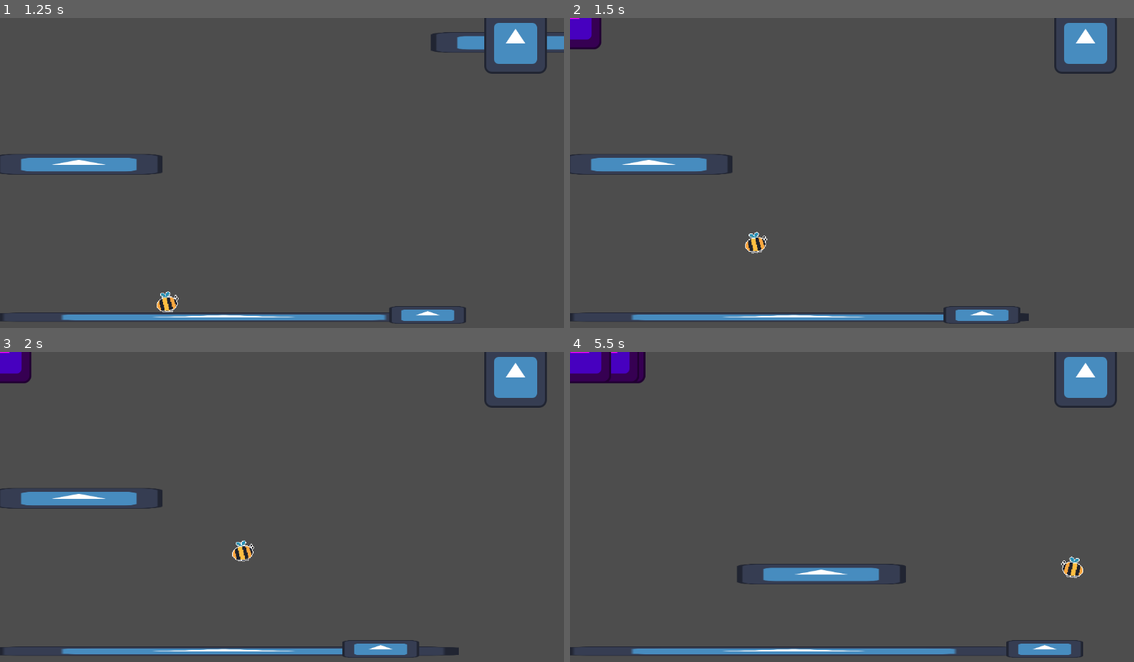
Above: before the commit, frames 1-4 (two rows, left to right).
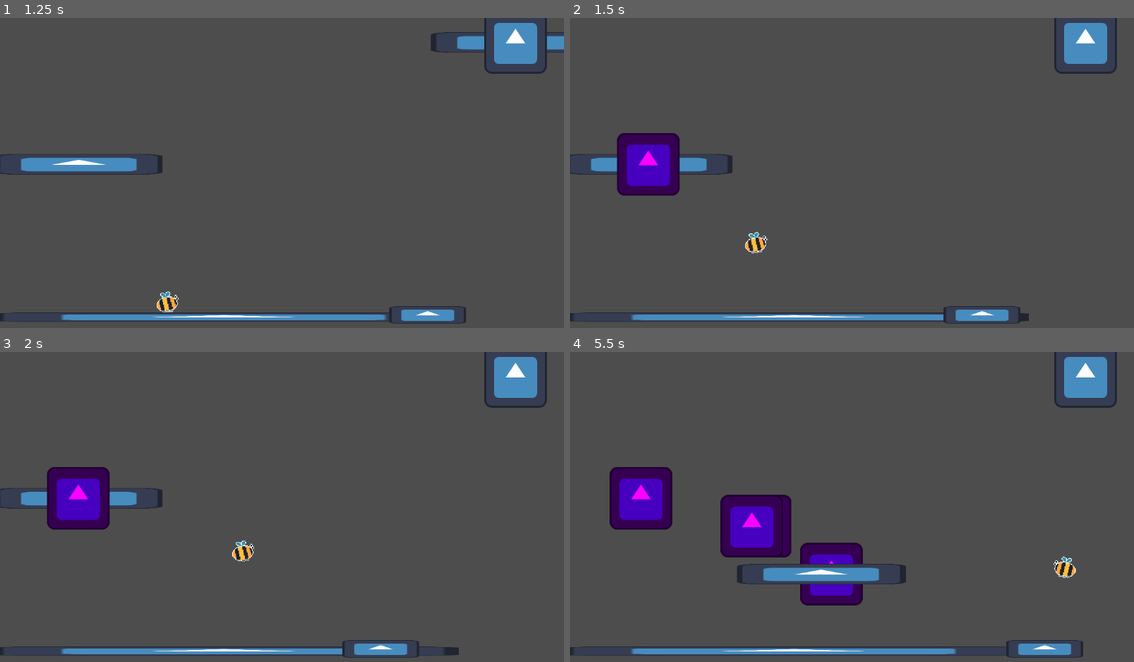
Above: after the commit, the same moments.

Repository: schmertenk/platformer
Game: Godot game, scene res://Game.tscn
The game is run twice, just before and just after one commit, with the same random seed, the same clock (stepped at 60 frames per second) and the same inputs. The engine's default icon, where the game draws it, is replaced by a stand-in: a white triangle on a blue panel in a dark square.
Inputs (mouse positions are in pixels of both pictures, inside the frame that each line leads up to):
- Up to frame 1 (1.25 s): click (513, 42) at 0.5 s
- Up to frame 2 (1.5 s): move the mouse to (648, 163) at 1.27 s; hold Right (right) from 1.28 s (still down); hold Space (jump) from 1.28 s (still down); click (648, 163) at 1.35 s
- Up to frame 3 (2 s): keep holding Right (right); keep holding Space (jump)
- Up to frame 4 (5.5 s): move the mouse to (739, 525) at 2.02 s; release Space (jump) at 2.03 s; tap Space (jump) at 2.1, 2.27, 2.57, 3.77, 4.07, 5.27 s; click (739, 525) at 2.3 s; move the mouse to (739, 525) at 2.77 s; release Right (right) at 2.78 s; hold Left (left) 2.78-3.53 s; hold Space (jump) 2.78-3.53 s; click (739, 525) at 2.85 s; move the mouse to (823, 575) at 3.52 s; hold Right (right) 3.53-5.03 s; click (823, 575) at 3.6 s; move the mouse to (823, 575) at 4.27 s; hold Space (jump) 4.28-5.03 s; move the mouse to (823, 575) at 5.02 s; hold Left (left) from 5.03 s (still down); click (823, 575) at 5.1 s

Frame 1 is identical in both runs. In frame 2, 2.8% of the frame differs, in the area x 0-20%, y 0-58%; in frame 3, 2.8%; in frame 4, 7.8%, in the area x 0-91%, y 0-82%.
Error in both runs: Attempt to call function 'instantiate' in base 'null instance' on a null instance. (res://Scenes/ControlPlatformWrapper/ControlPlatformWrapper.gd:34)

Commit message:
refined wrapper

Diff:
--- a/Scenes/ControlPlatformWrapper/ControlPlatformWrapper.gd
+++ b/Scenes/ControlPlatformWrapper/ControlPlatformWrapper.gd
@@ -27,7 +27,7 @@
 		control_platform.queue_free()
 		control_platform = null
 
-	visible = true
+	$Sprite2D.visible = true
 	is_dragging = true
 
 func drop():
@@ -35,9 +35,10 @@
 	control_platform = platform
 	Global.control_platforms[control_platform.id] = true
 	Global.game.add_child(platform)
+	platform.body.global_position = global_position
 	platform.global_position = global_position
 	is_dragging = false
-	visible = false
+	$Sprite2D.visible = false
 
 
 func _on_area_2d_mouse_entered():
--- a/Scenes/ControlPlatforms/A/A.gd
+++ b/Scenes/ControlPlatforms/A/A.gd
@@ -9,21 +9,21 @@
 
 func _process(delta):
 	if Input.is_action_pressed("left") && Global.control_platforms.A:
-		if abs($AnimatableBody2D.position.x) > distance:
-			if direction == 1 && $AnimatableBody2D.position.x > distance:
+		if abs(body.position.x) > distance:
+			if direction == 1 && body.position.x > distance:
 				direction = -1
-			if direction == -1 && $AnimatableBody2D.position.x < -distance:
+			if direction == -1 && body.position.x < -distance:
 				direction = 1
-		$AnimatableBody2D.position += delta * speed * direction * Vector2(1, 0)
+		body.position += delta * speed * direction * Vector2(1, 0)
 
-func _on_area_2d_body_entered(body):
-	if body is StaticBody2D || body is AnimatableBody2D:
-		if body.global_position.x - $AnimatableBody2D.global_position.x < 0 && direction < 0:
+func _on_area_2d_body_entered(other_body):
+	if other_body is StaticBody2D || other_body is AnimatableBody2D:
+		if other_body.global_position.x - body.global_position.x < 0 && direction < 0:
 			direction = 1
-		if body.global_position.x - $AnimatableBody2D.global_position.x > 0 && direction > 0:
+		if other_body.global_position.x - body.global_position.x > 0 && direction > 0:
 			direction = -1
-	if body is RigidBody2D && body.freeze:
-		if body.global_position.x - $AnimatableBody2D.global_position.x < 0 && direction < 0:
+	if other_body is RigidBody2D && body.freeze:
+		if other_body.global_position.x - body.global_position.x < 0 && direction < 0:
 			direction = 1
-		if body.global_position.x - $AnimatableBody2D.global_position.x > 0 && direction > 0:
+		if other_body.global_position.x - body.global_position.x > 0 && direction > 0:
 			direction = -1
--- a/Scenes/ControlPlatforms/A/A.tscn
+++ b/Scenes/ControlPlatforms/A/A.tscn
@@ -13,18 +13,18 @@
 script = ExtResource("1_v1mdy")
 id = "A"
 
-[node name="AnimatableBody2D" type="AnimatableBody2D" parent="."]
+[node name="Body" type="AnimatableBody2D" parent="."]
 
-[node name="Sprite2D" type="Sprite2D" parent="AnimatableBody2D"]
+[node name="Sprite2D" type="Sprite2D" parent="Body"]
 modulate = Color(1, 0, 1, 1)
 texture = ExtResource("2_mpali")
 
-[node name="CollisionShape2D" type="CollisionShape2D" parent="AnimatableBody2D"]
+[node name="CollisionShape2D" type="CollisionShape2D" parent="Body"]
 shape = SubResource("RectangleShape2D_xdnme")
 
-[node name="Area2D" type="Area2D" parent="AnimatableBody2D"]
+[node name="Area2D" type="Area2D" parent="Body"]
 
-[node name="CollisionShape2D" type="CollisionShape2D" parent="AnimatableBody2D/Area2D"]
+[node name="CollisionShape2D" type="CollisionShape2D" parent="Body/Area2D"]
 shape = SubResource("RectangleShape2D_hqk8q")
 
-[connection signal="body_entered" from="AnimatableBody2D/Area2D" to="." method="_on_area_2d_body_entered"]
+[connection signal="body_entered" from="Body/Area2D" to="." method="_on_area_2d_body_entered"]
--- a/Scenes/ControlPlatforms/ControlPlatform.gd
+++ b/Scenes/ControlPlatforms/ControlPlatform.gd
@@ -3,3 +3,5 @@
 class_name ControlPlatform
 
 @export var id = ""
+
+@onready var body = $Body
--- a/Scenes/ControlPlatforms/D/D.gd
+++ b/Scenes/ControlPlatforms/D/D.gd
@@ -9,21 +9,21 @@
 
 func _process(delta):
 	if Input.is_action_pressed("right") && Global.control_platforms.D:
-		if abs($AnimatableBody2D.position.y) > distance:
-			if direction == 1 && $AnimatableBody2D.position.y > distance:
+		if abs(body.position.y) > distance:
+			if direction == 1 && body.position.y > distance:
 				direction = -1
-			if direction == -1 && $AnimatableBody2D.position.y < -distance:
+			if direction == -1 && body.position.y < -distance:
 				direction = 1
-		$AnimatableBody2D.position += delta * speed * direction * Vector2(0, 1)
+		body.position += delta * speed * direction * Vector2(0, 1)
 
-func _on_area_2d_body_entered(body):
-	if body is StaticBody2D || body is AnimatableBody2D:
-		if body.global_position.y - $AnimatableBody2D.global_position.y < 0 && direction < 0:
+func _on_area_2d_body_entered(other_body):
+	if other_body is StaticBody2D || other_body is AnimatableBody2D:
+		if other_body.global_position.y - body.global_position.y < 0 && direction < 0:
 			direction = 1
-		if body.global_position.y - $AnimatableBody2D.global_position.y > 0 && direction > 0:
+		if other_body.global_position.y - body.global_position.y > 0 && direction > 0:
 			direction = -1
-	if body is RigidBody2D && body.freeze:
-		if body.global_position.y - $AnimatableBody2D.global_position.y < 0 && direction < 0:
+	if other_body is RigidBody2D && body.freeze:
+		if other_body.global_position.y - body.global_position.y < 0 && direction < 0:
 			direction = 1
-		if body.global_position.y - $AnimatableBody2D.global_position.y > 0 && direction > 0:
+		if other_body.global_position.y - body.global_position.y > 0 && direction > 0:
 			direction = -1
--- a/Scenes/ControlPlatforms/D/D.tscn
+++ b/Scenes/ControlPlatforms/D/D.tscn
@@ -13,18 +13,18 @@
 script = ExtResource("1_n6snq")
 id = "D"
 
-[node name="AnimatableBody2D" type="AnimatableBody2D" parent="."]
+[node name="Body" type="AnimatableBody2D" parent="."]
 
-[node name="Sprite2D" type="Sprite2D" parent="AnimatableBody2D"]
+[node name="Sprite2D" type="Sprite2D" parent="Body"]
 modulate = Color(0.694118, 0.631373, 0, 1)
 texture = ExtResource("2_f3itf")
 
-[node name="CollisionShape2D" type="CollisionShape2D" parent="AnimatableBody2D"]
+[node name="CollisionShape2D" type="CollisionShape2D" parent="Body"]
 shape = SubResource("RectangleShape2D_xdnme")
 
-[node name="Area2D" type="Area2D" parent="AnimatableBody2D"]
+[node name="Area2D" type="Area2D" parent="Body"]
 
-[node name="CollisionShape2D" type="CollisionShape2D" parent="AnimatableBody2D/Area2D"]
+[node name="CollisionShape2D" type="CollisionShape2D" parent="Body/Area2D"]
 shape = SubResource("RectangleShape2D_hqk8q")
 
-[connection signal="body_entered" from="AnimatableBody2D/Area2D" to="." method="_on_area_2d_body_entered"]
+[connection signal="body_entered" from="Body/Area2D" to="." method="_on_area_2d_body_entered"]
--- a/Scenes/ControlPlatforms/Space/Space.gd
+++ b/Scenes/ControlPlatforms/Space/Space.gd
@@ -2,10 +2,10 @@
 
 
 func _ready():
-		$RigidBody2D.freeze = true
+		body.freeze = true
 
 func _process(delta):
-	if $RigidBody2D.freeze && Global.control_platforms.Space && Input.is_action_just_pressed("jump"):
-		$RigidBody2D.freeze = false
-	if !$RigidBody2D.freeze && Global.control_platforms.Space && Input.is_action_just_released("jump"):
-		$RigidBody2D.freeze = true
+	if body.freeze && Global.control_platforms.Space && Input.is_action_just_pressed("jump"):
+		body.freeze = false
+	if !body.freeze && Global.control_platforms.Space && Input.is_action_just_released("jump"):
+		body.freeze = true
--- a/Scenes/ControlPlatforms/Space/Space.tscn
+++ b/Scenes/ControlPlatforms/Space/Space.tscn
@@ -9,14 +9,14 @@
 script = ExtResource("1_4a5iq")
 id = "Space"
 
-[node name="RigidBody2D" type="RigidBody2D" parent="."]
+[node name="Body" type="RigidBody2D" parent="."]
 mass = 5.0
 
-[node name="Sprite2D" type="Sprite2D" parent="RigidBody2D"]
+[node name="Sprite2D" type="Sprite2D" parent="Body"]
 modulate = Color(0, 0, 0, 1)
 scale = Vector2(5, 1)
 texture = ExtResource("2_40vgy")
 
-[node name="CollisionShape2D" type="CollisionShape2D" parent="RigidBody2D"]
+[node name="CollisionShape2D" type="CollisionShape2D" parent="Body"]
 scale = Vector2(32, 6.3)
 shape = SubResource("RectangleShape2D_pg3q8")
--- a/Scenes/Environment/MovingPlatforms/MovingPlatform.tscn
+++ b/Scenes/Environment/MovingPlatforms/MovingPlatform.tscn
@@ -1,10 +1,12 @@
-[gd_scene load_steps=4 format=3 uid="uid://bgxroynjropfx"]
+[gd_scene load_steps=5 format=3 uid="uid://bgxroynjropfx"]
 
 [ext_resource type="Texture2D" uid="uid://cd1xkunslic63" path="res://icon.svg" id="1_886qy"]
 [ext_resource type="Script" path="res://Scenes/Environment/MovingPlatforms/MovingPlatform.gd" id="1_ojc40"]
 
 [sub_resource type="RectangleShape2D" id="RectangleShape2D_nlw8y"]
 size = Vector2(153, 35)
+
+[sub_resource type="RectangleShape2D" id="RectangleShape2D_5a62p"]
 
 [node name="MovingPlatform" type="Node2D"]
 script = ExtResource("1_ojc40")
@@ -19,3 +21,10 @@
 [node name="CollisionShape2D" type="CollisionShape2D" parent="Platform"]
 position = Vector2(14.5, 0.5)
 shape = SubResource("RectangleShape2D_nlw8y")
+
+[node name="Area2D" type="Area2D" parent="Platform"]
+
+[node name="CollisionShape2D" type="CollisionShape2D" parent="Platform/Area2D"]
+shape = SubResource("RectangleShape2D_5a62p")
+
+[connection signal="body_entered" from="Platform/Area2D" to="." method="_on_area_2d_body_entered"]
